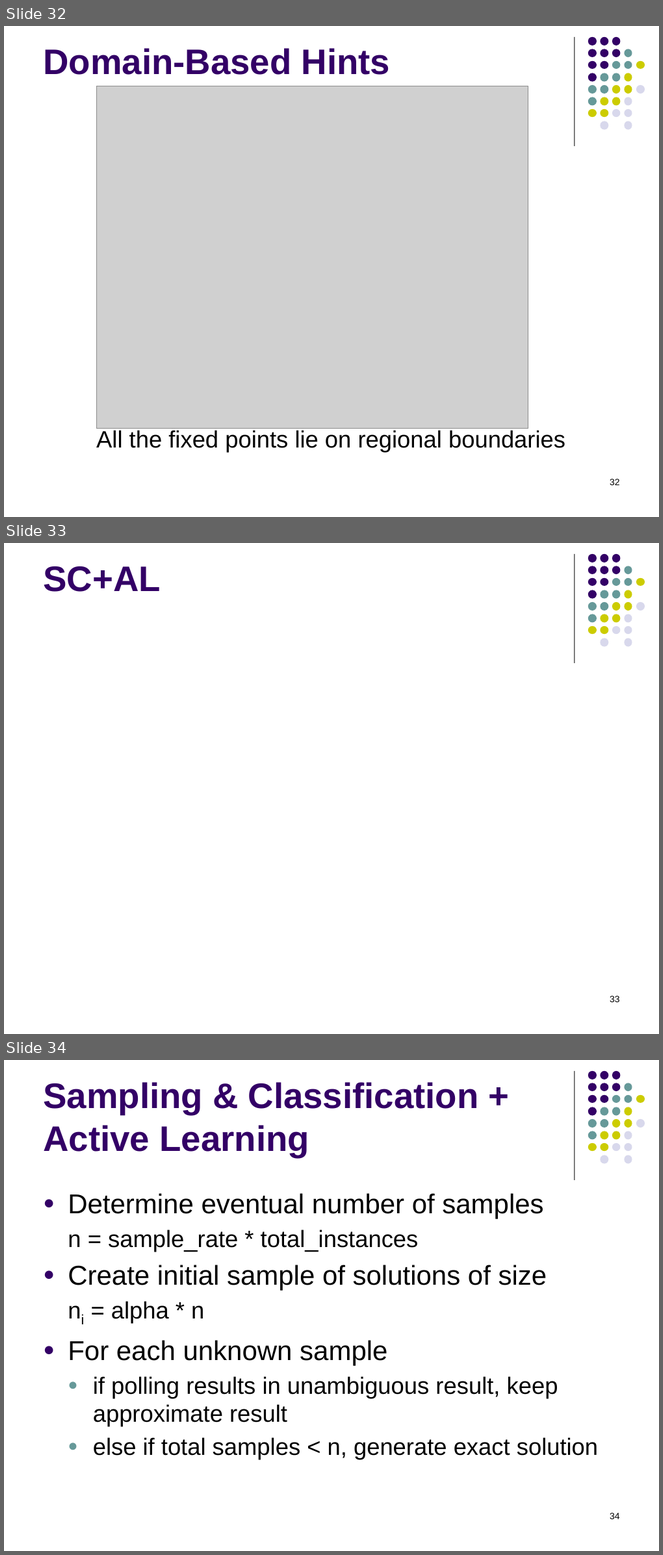
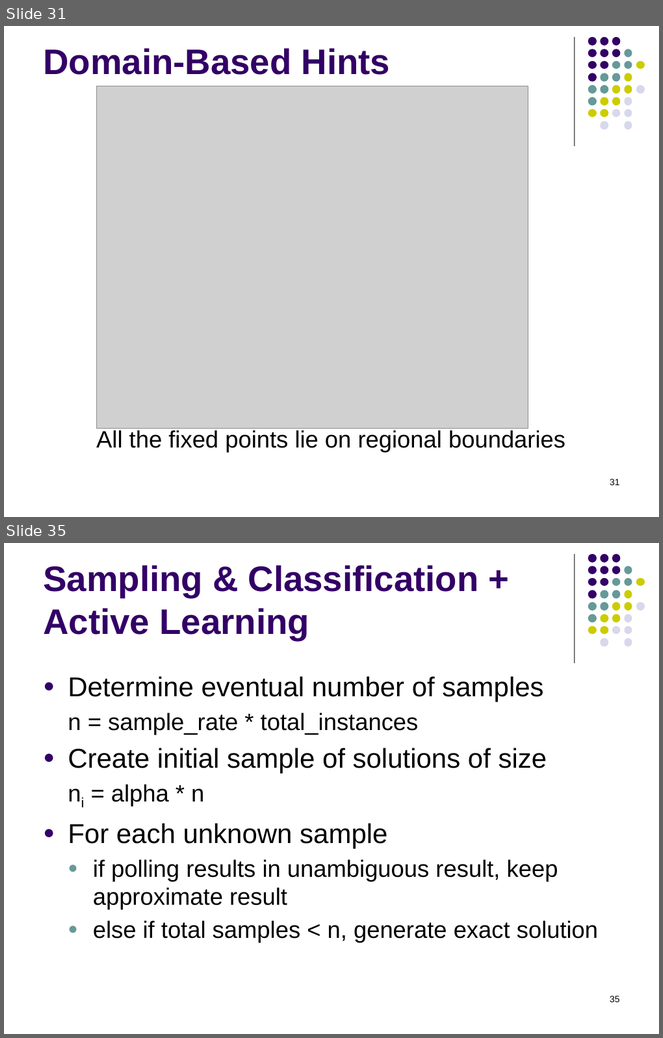
Before and after one commit to RobertHolderIII/dissertation, a slide deck: doc/defense-Dec2015.pptx. Shown one above the other, each under a label of ours: slides 32, 33 and 34 before the commit, slides 31 and 35 after it; the slides between them are not shown. The pictures are 663x1555 and 663x1038 pixels, drawn with LibreOffice and Linux fonts; fonts in the diff are those of the drawing; grey boxes stand for pictures. Boxes give left, top, right and bottom in pixels: in the first picture for what was removed or moved away, otherwise in the second. Text is boxed around its words. In the diff, an @@ line names an element or a change of style, - is before the commit and + after.

```diff
--- a/doc/defense-Dec2015.pptx
+++ b/doc/defense-Dec2015.pptx
@@ slide 33 removed at <box>4,543,659,1034</box>, background #FFFFFF; not listed: 32 template elements that a slide beside it also shows @@
@@ title removed at <box>43,566,160,592</box> @@
-SC+AL
@@ page number removed at <box>610,996,620,1003</box> @@
-33
@@ what was slide 32 is now slide 31 @@
@@ page number at <box>610,479,620,486</box>: text changed @@
-32
+31
@@ what was slide 34 is now slide 35 @@
@@ page number at <box>610,996,620,1003</box>: text changed @@
-34
+35
```
Also in this commit, not shown: 5 slides changed, 11 slides added, 3 other slides removed, 1 other file.
